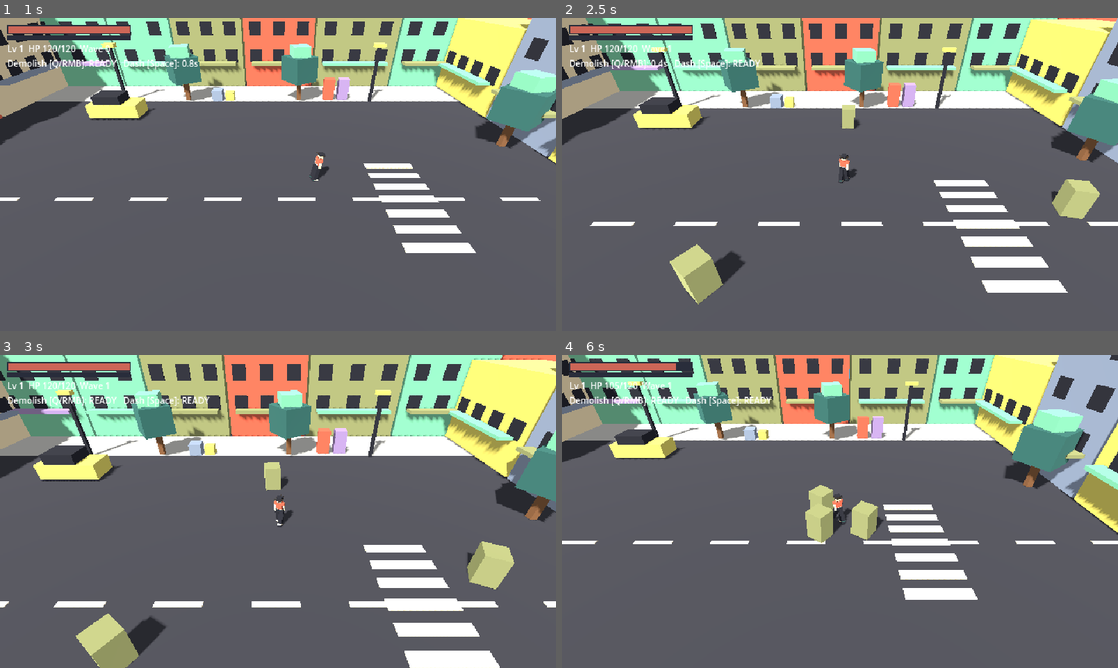
Above: before the commit, frames 1-4 (two rows, left to right).
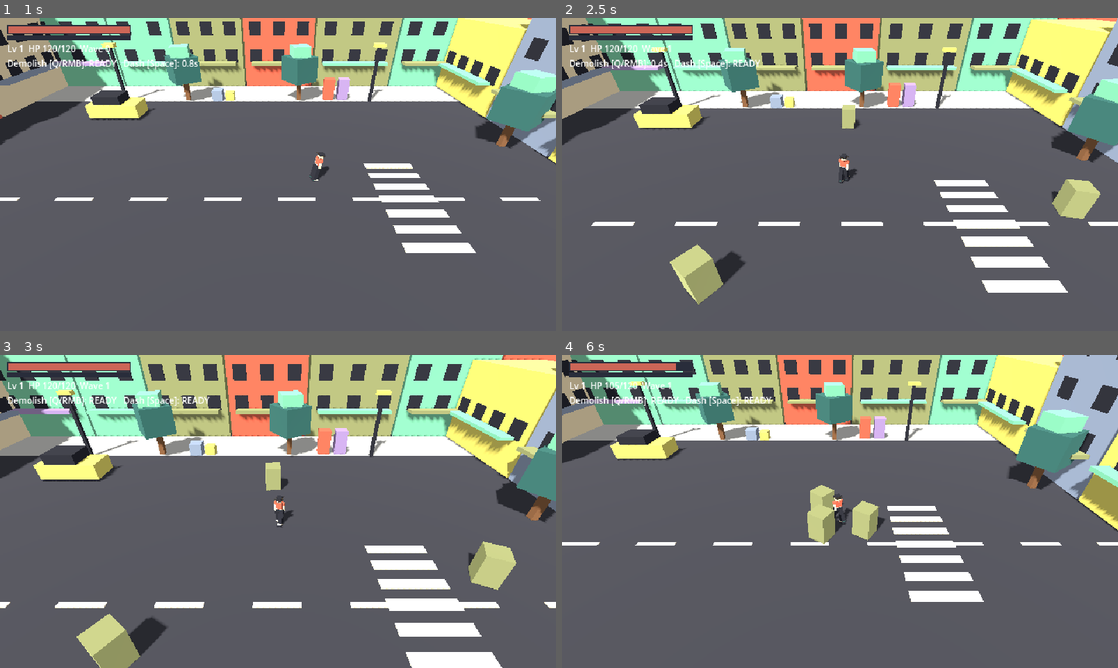
Above: after the commit, the same moments.

Repository: yauchai2/Game-Lab-2
Game: Godot game, scene res://game/main.tscn
Same seed, same stepped clock (60 frames per second), same inputs: the game is played once before the commit and once after it.
Inputs (mouse positions are in pixels of both pictures, inside the frame that each line leads up to):
- Up to frame 1 (1 s): tap Enter at 0.5 s; move the mouse to (400, 158) at 0.52 s; tap R at 0.6 s; click (400, 158) at 0.67 s; tap Space at 0.77 s
- Up to frame 2 (2.5 s): move the mouse to (728, 190) at 1.27 s; tap Q at 1.35 s; click (728, 190) at 1.42 s; tap Space at 1.52 s; move the mouse to (895, 105) at 2.02 s; tap R at 2.1 s; click (895, 105) at 2.17 s
- Up to frame 3 (3 s): move the mouse to (250, 574) at 2.77 s; tap Q at 2.85 s; click (250, 574) at 2.92 s
- Up to frame 4 (6 s): tap Space at 3.02, 3.77, 4.52 s; move the mouse to (1006, 558) at 3.52 s; tap R at 3.6, 5.1 s; click (1006, 558) at 3.67 s; move the mouse to (673, 464) at 4.27 s; tap Q at 4.35, 5.85 s; click (673, 464) at 4.42 s; move the mouse to (867, 511) at 5.02 s; click (867, 511) at 5.17 s; move the mouse to (756, 433) at 5.77 s; click (756, 433) at 5.92 s

Frame 1 is identical in both runs. In frame 2, 0.5% of the frame differs, in the area x 0-100%, y 0-92%; in frame 3, 2.5%; in frame 4, 7.8%, in the area x 0-100%, y 0-79%.

Commit message:
Hold-to-move, ranged enemy with projectiles
Co-Authored-By: Claude Sonnet 5.5 <noreply@anthropic.com>
Claude-Session: https://claude.ai/code/session_018tqqU7rwEZ4u67toavQ9ri

Diff:
--- a/game/scripts/enemy.gd
+++ b/game/scripts/enemy.gd
@@ -6,6 +6,7 @@
 @export var attack_damage := 5
 @export var attack_cooldown := 1.2
 @export var gravity := 20.0
+@export var ranged := false
 @export var base_color := Color("8C9871")
 
 var hp := 40
@@ -14,6 +15,7 @@
 var _material := StandardMaterial3D.new()
 
 const PICKUP := preload("res://game/scripts/pickup.gd")
+const PROJECTILE := preload("res://game/scripts/projectile.gd")
 
 @onready var mesh: MeshInstance3D = $Mesh
 
@@ -53,7 +55,15 @@
 		var to: Vector3 = player.global_position - global_position
 		to.y = 0.0
 		var dist := to.length()
-		if dist > attack_range:
+		if ranged:
+			if dist > 9.0:
+				move = to.normalized() * speed
+			elif dist < 5.0:
+				move = -to.normalized() * speed * 0.8
+			if dist <= 11.0 and cooldown <= 0.0:
+				cooldown = 2.0
+				_shoot(to.normalized())
+		elif dist > attack_range:
 			move = to.normalized() * speed
 		elif cooldown <= 0.0:
 			cooldown = attack_cooldown
@@ -78,3 +88,10 @@
 	p.value = value
 	get_parent().add_child(p)
 	p.global_position = global_position + offset + Vector3(0, 0.5, 0)
+
+func _shoot(dir: Vector3) -> void:
+	var b := Node3D.new()
+	b.set_script(PROJECTILE)
+	b.direction = dir
+	get_parent().add_child(b)
+	b.global_position = global_position + Vector3(0, 1.0, 0) + dir * 0.8
--- a/game/scripts/jax.gd
+++ b/game/scripts/jax.gd
@@ -151,6 +151,12 @@
 		move_and_slide()
 		return
 	var move := Vector3.ZERO
+	# Hold the left mouse button to keep walking toward the cursor.
+	if Input.is_mouse_button_pressed(MOUSE_BUTTON_LEFT) and windup_left < 0.0 and dash_left <= 0.0:
+		var held: Variant = _pick_point(get_viewport().get_mouse_position())
+		if held != null:
+			target = held
+			has_target = true
 	if dash_left > 0.0:
 		dash_left -= delta
 		move = dash_dir * dash_speed
--- a/game/scripts/main.gd
+++ b/game/scripts/main.gd
@@ -24,6 +24,10 @@
 	for i in count:
 		var enemy := ENEMY_SCENE.instantiate()
 		enemy.max_hp = 40 + (wave - 1) * 8
+		if wave >= 2 and i % 3 == 2:
+			enemy.ranged = true
+			enemy.max_hp = 25 + (wave - 2) * 5
+			enemy.base_color = Color("9B8ACC")
 		var angle := TAU * i / count + randf() * 0.5
 		var pos := jax.global_position + Vector3(cos(angle), 0.0, sin(angle)) * 12.0
 		pos.x = clampf(pos.x, -ARENA_LIMIT, ARENA_LIMIT)
--- /dev/null
+++ b/game/scripts/projectile.gd
@@ -0,0 +1,33 @@
+extends Node3D
+## Simple enemy bolt: flies straight, hurts the player on contact.
+
+var direction := Vector3.FORWARD
+var speed := 10.0
+var damage := 6
+var life := 3.0
+
+func _ready() -> void:
+	var mi := MeshInstance3D.new()
+	var bm := BoxMesh.new()
+	bm.size = Vector3(0.3, 0.3, 0.3)
+	mi.mesh = bm
+	var m := StandardMaterial3D.new()
+	m.albedo_color = Color("D6D573")
+	m.shading_mode = BaseMaterial3D.SHADING_MODE_UNSHADED
+	mi.material_override = m
+	add_child(mi)
+
+func _process(delta: float) -> void:
+	life -= delta
+	if life <= 0.0:
+		queue_free()
+		return
+	global_position += direction * speed * delta
+	rotation.y += delta * 8.0
+	var player := get_tree().get_first_node_in_group("player")
+	if player and not player.dead:
+		var d: Vector3 = player.global_position - global_position
+		d.y = 0.0
+		if d.length() < 0.8:
+			player.take_damage(damage)
+			queue_free()
Not shown, changed: docs/guides/godot-setup.md
